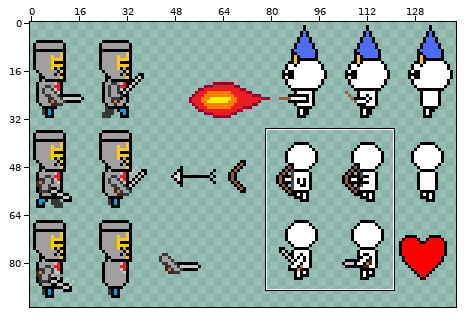
One commit to this sprite sheet: GDAPS2Game/Content/spritesheet_transparent.png. The first picture is a wide view before the edit; the outline marks the close-up.
Close-up. Before the commit:
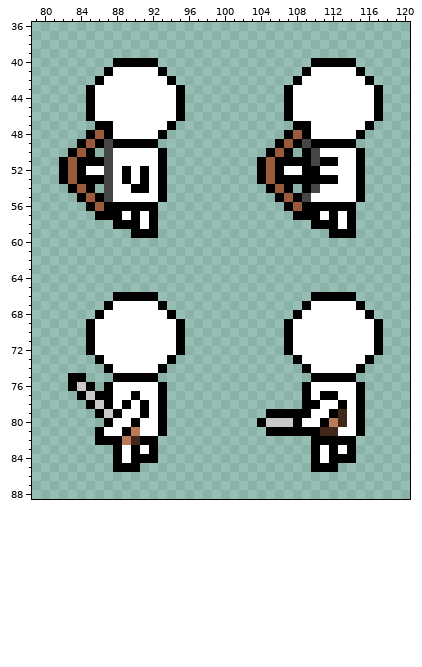
The file is 142x95 pixels. Colours within 5 levels of each other are drawn and written as one. Shown: x 79..120, y 36..88.
After:
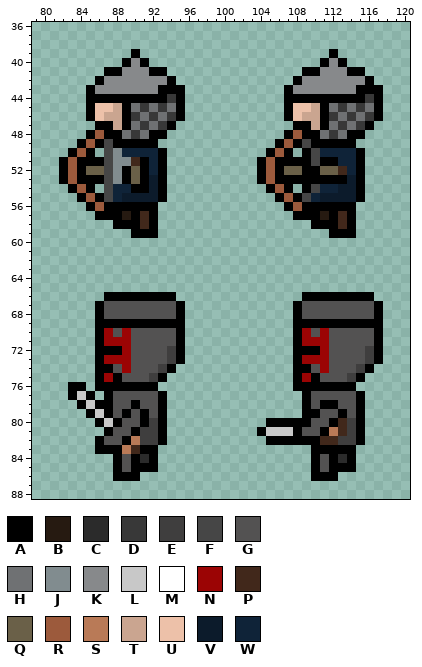
Palette (. is transparent): A #000000  B #261a11  C #2b2b2b  D #383838  E #3f3e3e  F #464646  G #535252  H #6f7173  J #818c8f  K #87898b  L #c8c8c8  M #ffffff  N #9b0404  P #41281b  Q #6a6048  R #9c5a3c  S #b97a57  T #caa590  U #edc1a9  V #0c1b2b  W #0f2338
Changes in this commit:
Changed rows in their new state; - is an unchanged pixel.
first column x 85:
39 -----A---------------------A----
40 ---.-K-.-----------------.-K-.--
41 ---AKKKA-----------------AKKKA--
42 --KKKKKKK---------------KKKKKKK-
43 -KKKKKKKAA-------------KKKKKKKAA
44 -AAAAAAAAD-------------AAAAAAAAD
45 -UUTAHDHDH-------------UUTAHDHDH
46 -UTTADHDHD-------------UTTADHDHD
47 ---TAHDHD----------------TAHDHD-
48 ---AHDHA-----------------AHDHA--
50 ---JWWWW------------------WWWW--
51 ---JJPAW--------------------WW--
52 QQ-J-Q-W--------------QQ--QQPW--
53 ---J-Q-V--------------------AV--
54 ---WW--V------------------WWVV--
55 ---WVVVV-----------------WVVVV--
57 ----B-P-------------------B-P---
58 ------P---------------------P---
first column x 83:
66 ----A-----AA--------------A-----AA-
67 ---AGGGGGGGGA------------AGGGGGGGGA
68 ----GGGGGGGGA-------------GGGGGGGGA
69 --.AAAAAAAAA------------.AAAAAAAAA-
70 --.ANGNGGGGG------------.ANGNGGGGG-
71 --.ANNNGGGGG------------.ANNNGGGGG-
72 --.AAANGGGGE------------.AAANGGGGE-
73 ----NNNGGGGEA-------------NNNGGGGEA
74 ---A-GNGGGEA-------------A-GNGGGEA-
75 ..-AN-GGGEA--------------AN-GGGEA--
76 -A.A-AAAAA.--------------A-AAAAA.--
77 ALA.-GGGGG-----------------GGGGG---
78 -ALA-GGAGG-----------------GAAGG---
79 --ALAGAG-G------------....-AGGAG---
80 ---ALAGGAE-----------.AAA-AGGA-E---
81 ---.AGGAEE-----------ALLL-GGASPE---
82 ----GGASEEA-----------AAAAA-PPEEA--
83 ---AA-SPA-------------------A-A----
84 ------G-C-------------------G-C----
85 ------G-AA------------------G-AA---
86 -----AAA-------------------AAA-----
Boxes around the changes in both close-ups, in picture pixels (x1, y1, x2, y2):
changed: (86, 49, 176, 229)
changed: (284, 49, 374, 229)
changed: (68, 292, 185, 481)
changed: (257, 292, 383, 481)
